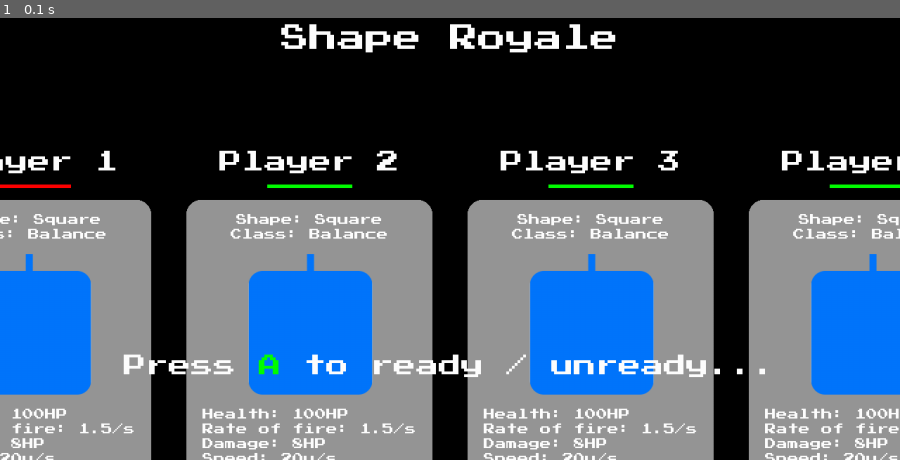
Above: before the commit, frame 1.
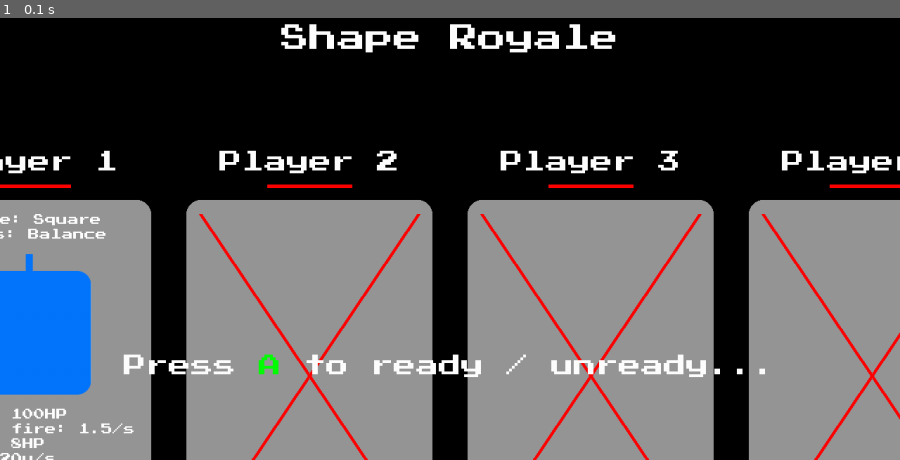
Above: after the commit, the same moment.

Repository: CaptainDeathead/Nebulous
Game: pygame game, started from Console/main.py
Two runs of this game, one before a commit and one after it. Both use one fixed random seed, a clock stepped at 60 frames per second and the inputs below.
Inputs:
- Up to frame 1 (0.1 s): no input

The runs differ from the first frame. In frame 1, 14% of the frame differs, in the area x 22-100%, y 37-100%.

Commit message:
Added Design/ files

Diff:
--- a/Games/ShapeRoyale/main.py
+++ b/Games/ShapeRoyale/main.py
@@ -463,8 +463,8 @@
         y = max(min((draw_parent.y - screen.height / 2) / 100, self.surface.height), 0)
         #width = max(min(x + screen.width / 100, self.surface.height), 0)
         #height = max(min(y + screen.height / 100, self.surface.height), 0)
-        width = screen.width / self.SCALING * 1.5
-        height = screen.height / self.SCALING * 1.5
+        width = screen.width / self.SCALING * 1.5 - x_overlap
+        height = screen.height / self.SCALING * 1.5 - y_overlap
 
         #print(x, y, width, height)
 
@@ -521,12 +521,12 @@
             self.shape_info = loads(f.read())
 
         self.players[0].controller.plugged_in = True
-        self.players[1].controller.plugged_in = True
-        self.players[1].ready = True
-        self.players[2].controller.plugged_in = True
-        self.players[2].ready = True
-        self.players[3].controller.plugged_in = True
-        self.players[3].ready = True
+        #self.players[1].controller.plugged_in = True
+        #self.players[1].ready = True
+        #self.players[2].controller.plugged_in = True
+        #self.players[2].ready = True
+        #self.players[3].controller.plugged_in = True
+        #self.players[3].ready = True
 
         self.main()
 
Not shown, removed: Design/PLACEHOLDER
Binary file added: Design/Sketches/CONSOLE BASE DESIGN.png
Binary file added: Design/Sketches/CONTROLLER IDEA DESIGN (PINS NOT CORRECT).png
Binary file added: Design/Sketches/ROUGH CIRCUIT (PINS NOT CORRECT).png
Binary file added: Design/Sketches/ROUGH CONTROLLER CIRCUIT.png
Not shown, added: Design/ASSEMBLY_INSTRUCTIONS.md
Not shown, added: Design/Fusion Models/MODELS.md
Not shown, added: Design/Fusion Models/Nebulous Base.f3d
Not shown, added: Design/Fusion Models/Nebulous Roof.f3d
Not shown, added: Design/Fusion Models/Nebulous Visual (DO NOT USE IN PRINTER) v1.f3z
Not shown, added: Design/NEBULOUS CIRCUIT PINOUT.xlsx
